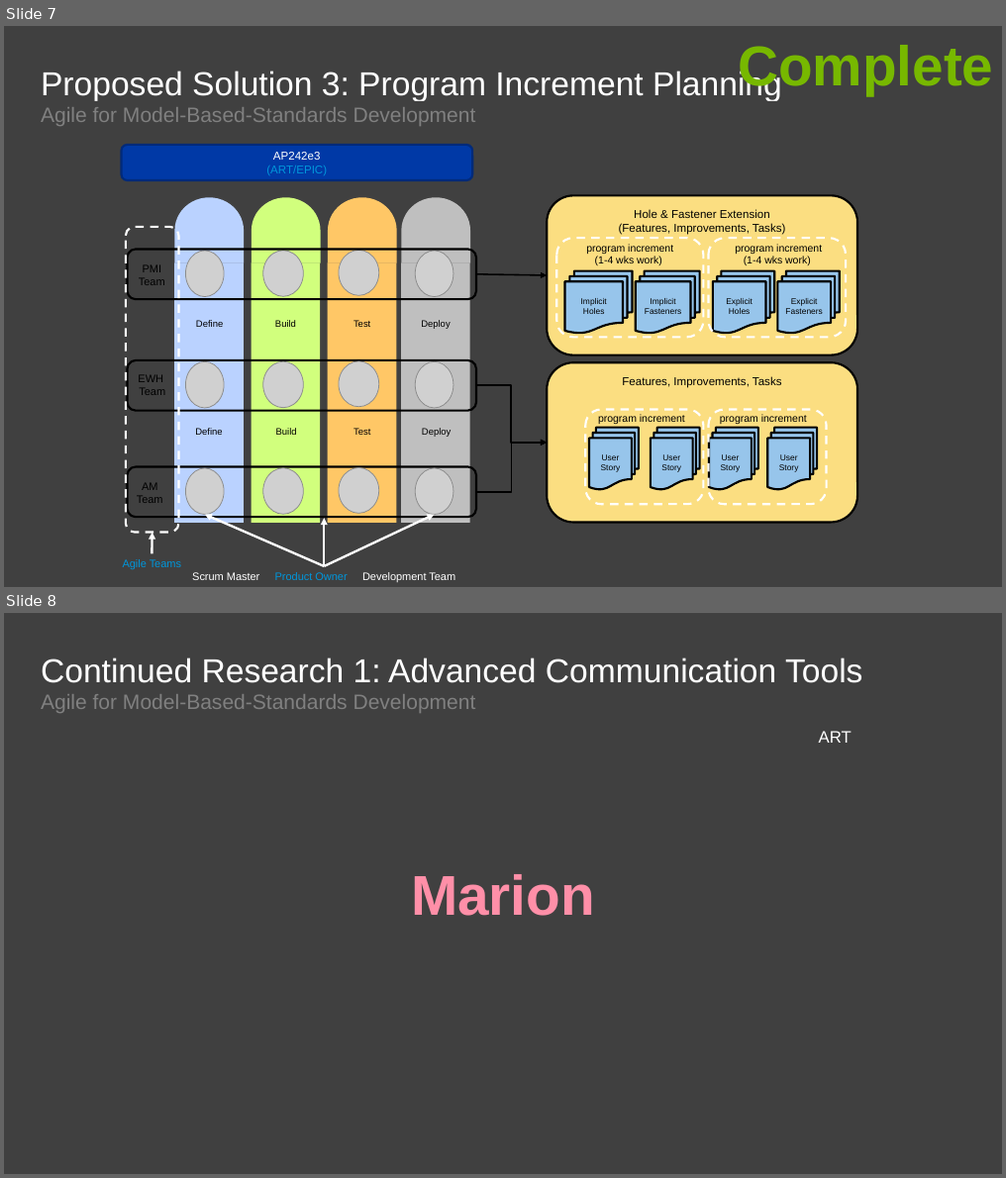
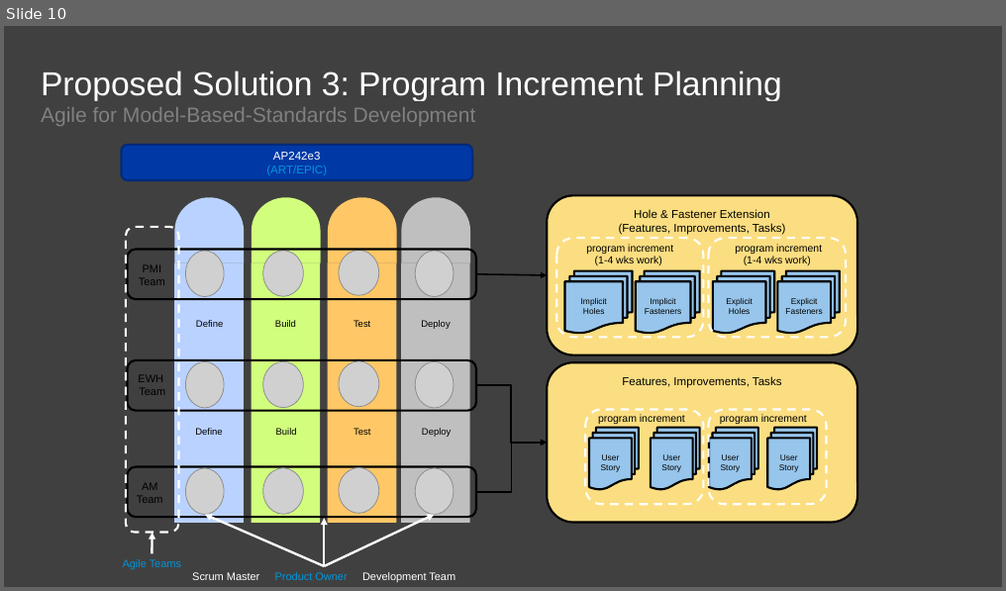
Before and after one commit to agile4mbsd/papers, a slide deck: 01 - Agile for Model-Based Standards Development/D - Presentations/PDES.Presentation.pptx. Shown one above the other, each under a label of ours: slides 7 and 8 before the commit, slide 10 after it. The pictures are 1006x1178 and 1006x591 pixels, drawn with LibreOffice and Linux fonts; fonts in the diff are those of the drawing; grey boxes stand for pictures; background and template pictures are left out. Boxes give left, top, right and bottom in pixels: in the first picture for what was removed or moved away, otherwise in the second. Text is boxed around its words. In the diff, an @@ line names an element or a change of style, - is before the commit and + after.

```diff
--- a/01 - Agile for Model-Based Standards Development/D - Presentations/PDES.Presentation.pptx
+++ b/01 - Agile for Model-Based Standards Development/D - Presentations/PDES.Presentation.pptx
@@ slide 8 removed at (x1=4, y1=613, x2=1002, y2=1174), background #404040 @@
@@ title removed at (x1=41, y1=658, x2=862, y2=683) @@
-Continued Research 1: Advanced Communication Tools
@@ text removed at (x1=41, y1=694, x2=476, y2=713) @@
-Agile for Model-Based-Standards Development
@@ text removed at (x1=819, y1=731, x2=851, y2=743) @@
-ART
@@ text removed at (x1=411, y1=874, x2=595, y2=916) @@
-Marion
@@ what was slide 7 is now slide 10 @@
@@ slide 10 changed as well @@
@@ text removed at (x1=738, y1=45, x2=993, y2=95) @@
-Complete
```
Also in this commit, not shown: 3 other slides changed, 7 slides added, 6 other slides removed.
